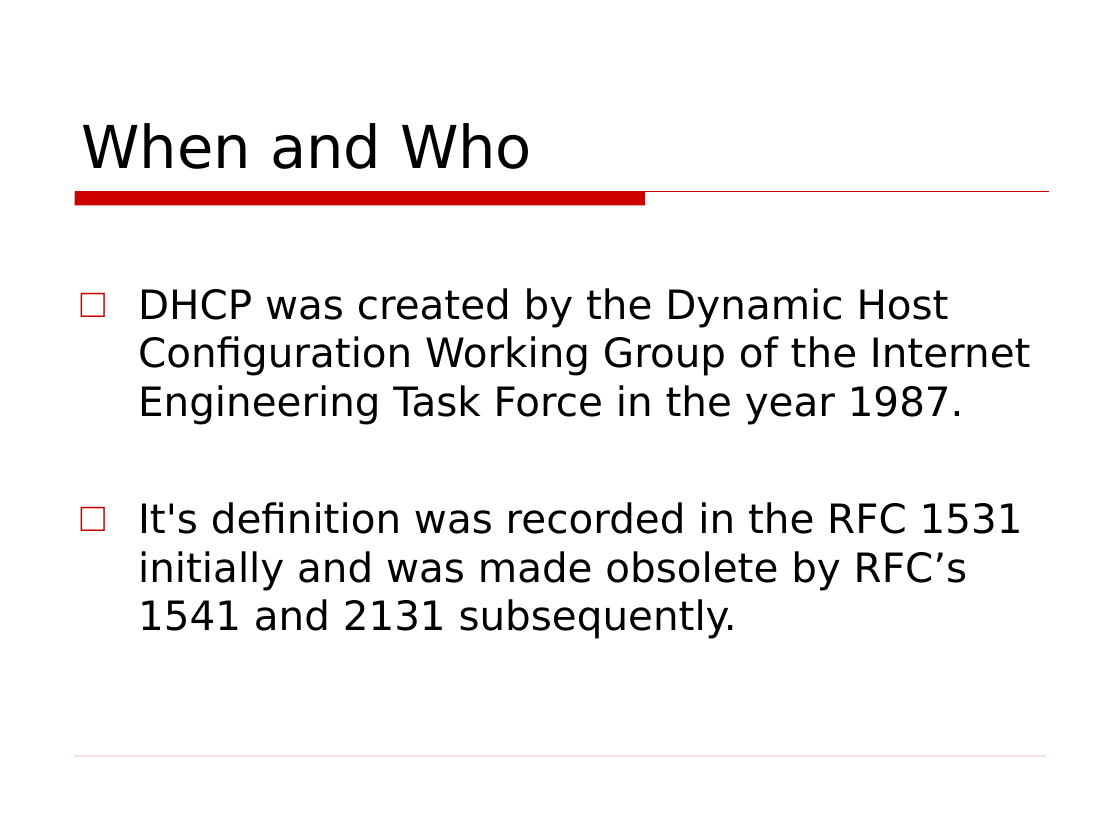
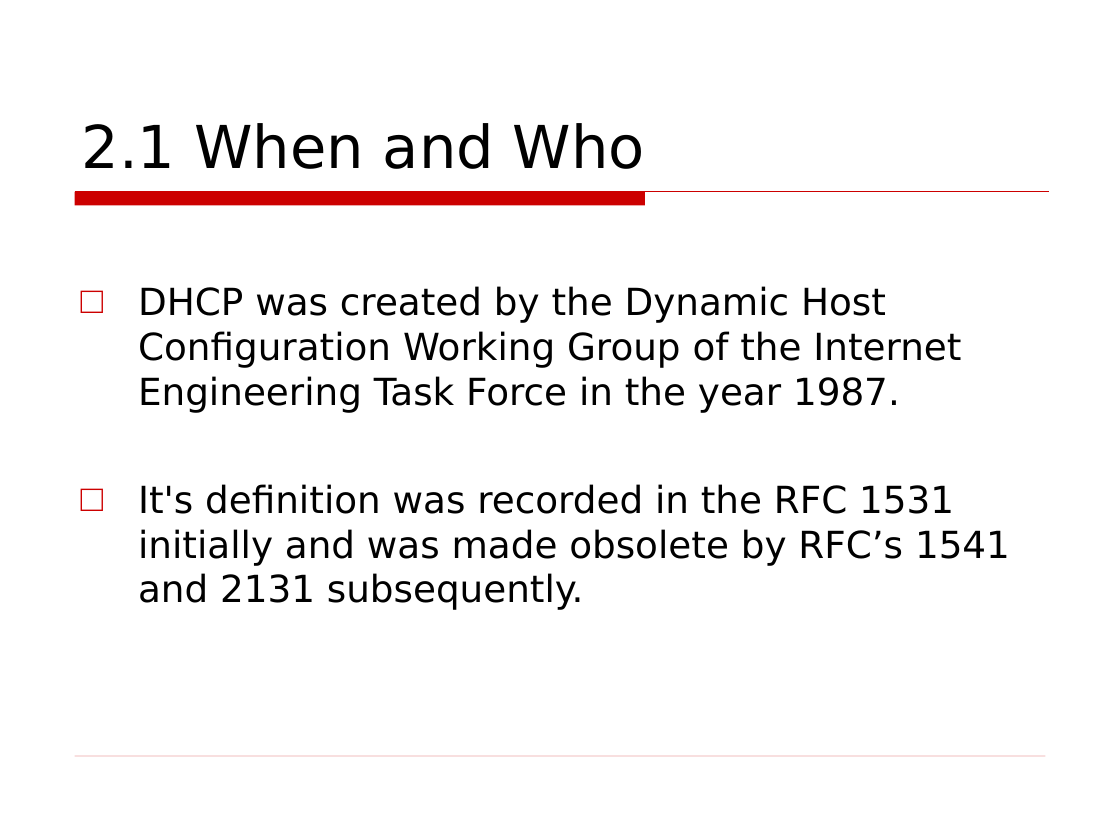
Before and after one commit to huynhlinh112/Test, a slide deck: slide 13 of DHCP.ppt (slide 5 before the commit). Drawn at 1120x840 pixels with LibreOffice and Linux fonts; fonts in the diff are those of the drawing; background and template pictures are left out. Boxes give left, top, right and bottom in pixels: in the first picture for what was removed or moved away, otherwise in the second. Text is boxed around its words. In the diff, an @@ line names an element or a change of style, - is before the commit and + after.

```diff
--- a/DHCP.ppt
+++ b/DHCP.ppt
@@ title at <box>82,123,645,169</box>: text changed @@
-When and Who
+2.1 When and Who
@@ text "DHCP was created by the ..." at <box>138,286,1010,610</box>: size 26 to 24 pt @@
```
Also in this commit, not shown: 20 other slides changed, 22 slides added, 6 slides removed.
